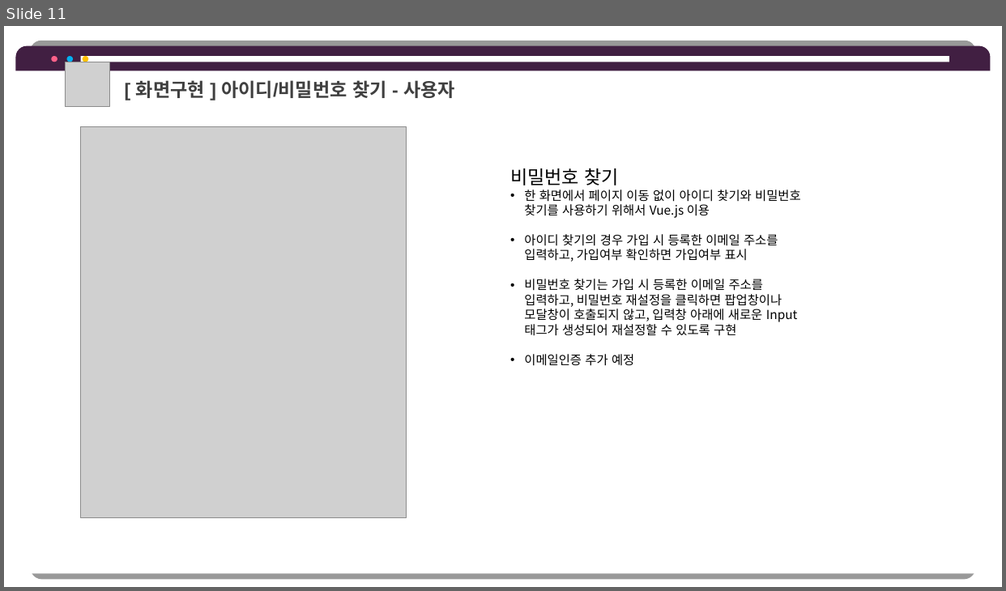
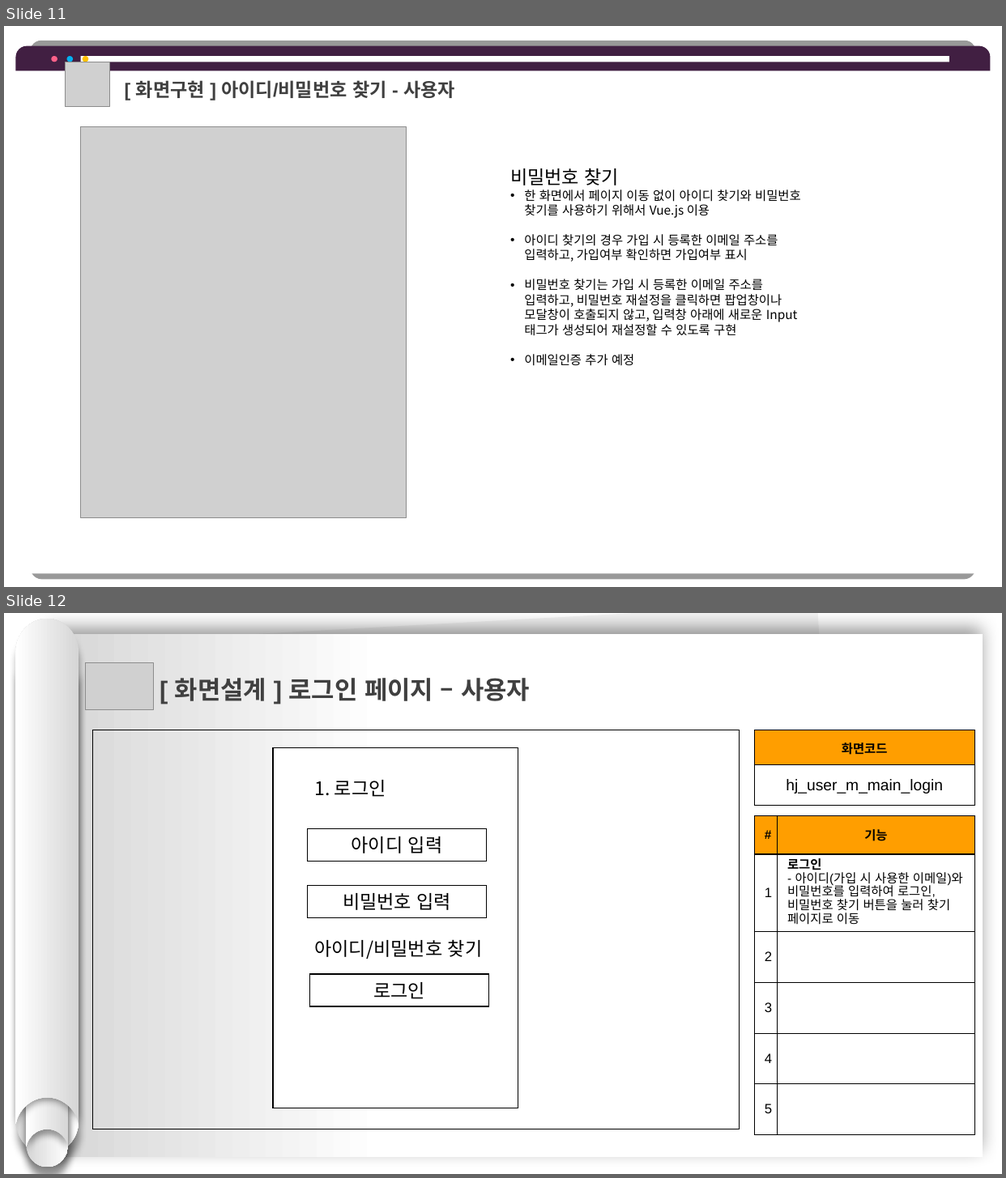
Before and after one commit to hhsw07/ezen-academy-projects, a slide deck: 0 발표용 파워포인트/0522 3차발표/0522 project06 - 파워포인트 - 형준.pptx. Shown one above the other, each under a label of ours: slide 11 before the commit, slides 11 and 12 after it. The pictures are 1006x591 and 1006x1178 pixels, drawn with LibreOffice and Linux fonts; fonts in the diff are those of the drawing; grey boxes stand for pictures. Boxes give left, top, right and bottom in pixels: in the first picture for what was removed or moved away, otherwise in the second. Text is boxed around its words. In the diff, an @@ line names an element or a change of style, - is before the commit and + after.

```diff
--- a/0 발표용 파워포인트/0522 3차발표/0522 project06 - 파워포인트 - 형준.pptx
+++ b/0 발표용 파워포인트/0522 3차발표/0522 project06 - 파워포인트 - 형준.pptx
@@ slide 12 added at [4,613,1002,1174], background #FFFFFF @@
@@ group added at [16,619,79,1167]: 4 freeform shapes @@
@@ rectangle added at [48,635,983,1158], fill gradient #FFFFFF to #D7D7D7, 24 pt, text #FFFFFF @@
+ㅇ
@@ rectangle added at [58,613,846,1153], fill #F2F2F2 @@
@@ picture added at [86,663,153,710] @@
@@ text added at [175,678,530,701], 24 pt, text #404040, bold @@
+[ 화면설계 ] 로그인 페이지 – 사용자
@@ rectangle added at [92,730,739,1130], outline #000000 0.75 pt @@
@@ table added at [755,730,975,806], 2 rows, 1 columns @@
+화면코드
+hj_user_m_main_login
@@ rectangle added at [273,747,518,1108], fill #FFFFFF, outline #000000 1 pt @@
@@ text added at [314,780,386,797], 18 pt, text #000000 @@
+1. 로그인
@@ rectangle added at [307,828,486,861], outline #000000 1 pt, 18 pt, text #000000 @@
+아이디 입력
@@ table added at [755,815,975,1135], 6 rows, 2 columns @@
+# | 기능
+1 | 로그인 / - 아이디(가입 시 사용한 이메일)와 비밀번호를 입력하여 로그인, 비밀번호 찾기 버튼을 눌러 찾기 페이지로 이동
+2 | 
+3 | 
+4 | 
+5 | 
@@ rectangle added at [307,885,486,918], outline #000000 1 pt, 18 pt, text #000000 @@
+비밀번호 입력
@@ text added at [314,939,483,959], 18 pt, text #000000 @@
+아이디/비밀번호 찾기
@@ rectangle added at [310,974,489,1007], outline #000000 1 pt, 18 pt, text #000000 @@
+로그인
```
Also in this commit, not shown: 7 other slides added, 1 other file.
